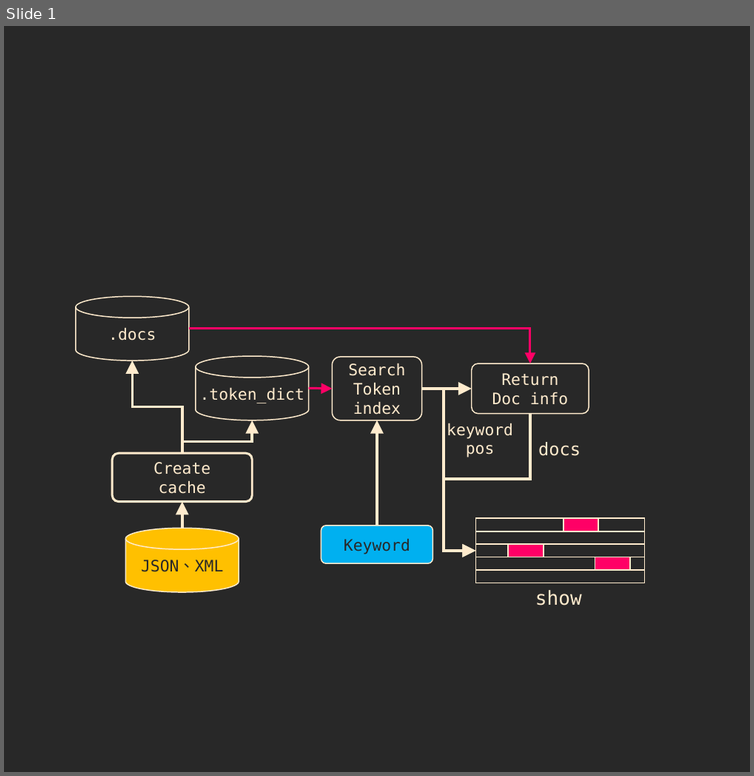
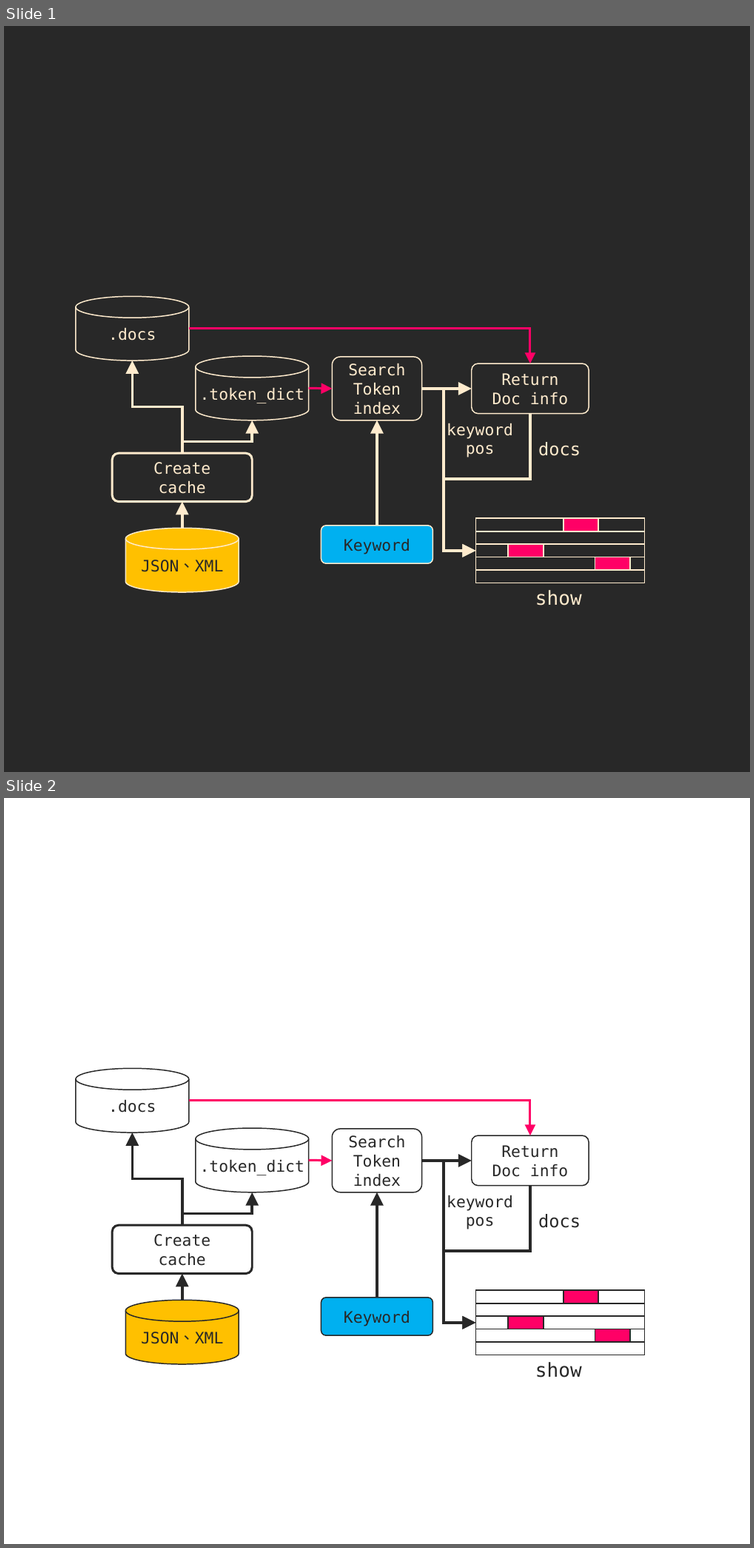
Before and after one commit to toonnyy8/ncku, a slide deck: hw1/report/img/img.pptx. Shown one above the other, each under a label of ours: slide 1 before the commit, slides 1 and 2 after it. The pictures are 754x776 and 754x1548 pixels, drawn with LibreOffice and Linux fonts; fonts in the diff are those of the drawing. Boxes give left, top, right and bottom in pixels: in the first picture for what was removed or moved away, otherwise in the second. Text is boxed around its words. In the diff, an @@ line names an element or a change of style, - is before the commit and + after.

Commit message:
hw1 report and slide

```diff
--- a/hw1/report/img/img.pptx
+++ b/hw1/report/img/img.pptx
@@ slide 2 added at bbox=[4, 798, 750, 1544], background #FFFFFF @@
@@ group added at bbox=[76, 1068, 644, 1377]: 11 rectangles, 5 elbow arrows, 4 rounded rectangles, 3 arrows, 3 cylinders, 3 texts, 1 curved arrow @@
+Create
+cache
+Search
+Token
+index
+JSON、XML
+.docs
+.token_dict
+Return
+Doc info
+docs
+keyword
+pos
+Keyword
+show
```
Also in this commit, not shown: 4 other files.
